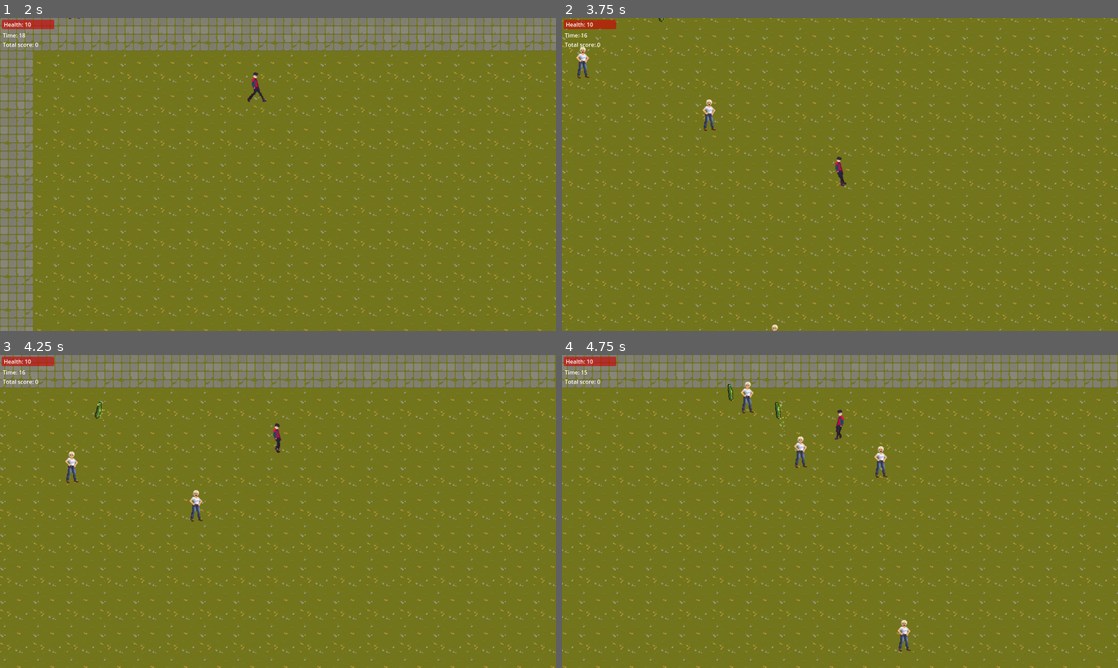
Above: before the commit, frames 1-4 (two rows, left to right).
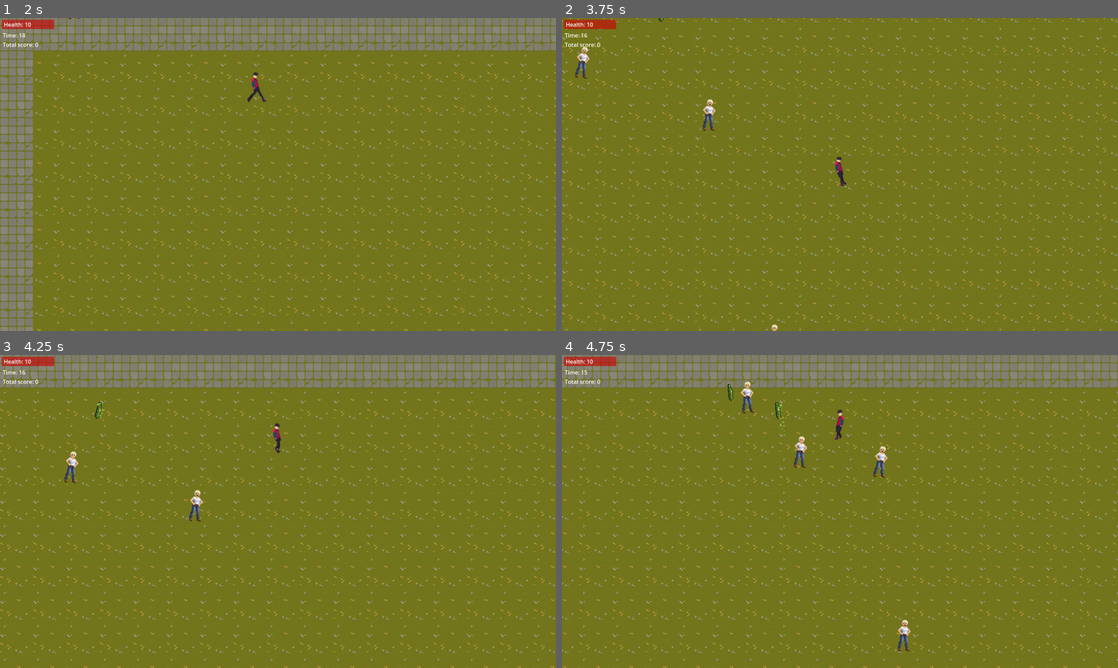
Above: after the commit, the same moments.

Repository: Huve/minor_inconvenience
Game: Godot game, scene res://StartMenu.tscn
Two runs of this game, one before a commit and one after it. Both use one fixed random seed, a clock stepped at 60 frames per second and the inputs below.
Inputs:
- Up to frame 1 (2 s): click "Start Game" at 0.5 s; tap Enter at 1.25 s; hold Right (ui_right) from 1.28 s (still down)
- Up to frame 2 (3.75 s): release Right (ui_right) at 2.03 s; hold Down (ui_down) 2.03-2.78 s; hold Right (ui_right) 2.78-3.53 s; hold Up (ui_up) from 3.53 s (still down)
- Up to frame 3 (4.25 s): keep holding Up (ui_up)
- Up to frame 4 (4.75 s): release Up (ui_up) at 4.28 s; hold Left (ui_left) from 4.28 s (still down)

Frame 1 is identical in both runs. In frame 2, 0.2% of the frame differs, in the area x 2-39%, y 9-100%; in frame 3, 0.2%; in frame 4, 0.3%, in the area x 32-63%, y 8-95%.

Commit message:
add some waddle to karen

Diff:
--- a/enemies/enemy_karen.tscn
+++ b/enemies/enemy_karen.tscn
@@ -17,6 +17,18 @@
 "update": 1,
 "values": [Vector2i(0, 0)]
 }
+tracks/1/type = "value"
+tracks/1/imported = false
+tracks/1/enabled = true
+tracks/1/path = NodePath("Sprite2D:rotation")
+tracks/1/interp = 1
+tracks/1/loop_wrap = true
+tracks/1/keys = {
+"times": PackedFloat32Array(0),
+"transitions": PackedFloat32Array(1),
+"update": 0,
+"values": [0.0]
+}
 
 [sub_resource type="Animation" id="Animation_l38dq"]
 resource_name = "karen_run_right"
@@ -33,6 +45,18 @@
 "transitions": PackedFloat32Array(1, 1, 1, 1, 1, 1, 1, 1),
 "update": 1,
 "values": [Vector2i(0, 0), Vector2i(1, 0), Vector2i(2, 0), Vector2i(3, 0), Vector2i(4, 0), Vector2i(5, 0), Vector2i(6, 0), Vector2i(7, 0)]
+}
+tracks/1/type = "value"
+tracks/1/imported = false
+tracks/1/enabled = true
+tracks/1/path = NodePath("Sprite2D:rotation")
+tracks/1/interp = 1
+tracks/1/loop_wrap = true
+tracks/1/keys = {
+"times": PackedFloat32Array(0, 0.125, 0.25, 0.375, 0.5),
+"transitions": PackedFloat32Array(1, 1, 1, 1, 1),
+"update": 0,
+"values": [0.0, 0.174533, 0.0, -0.174533, 0.0]
 }
 
 [sub_resource type="Animation" id="Animation_y4eka"]
